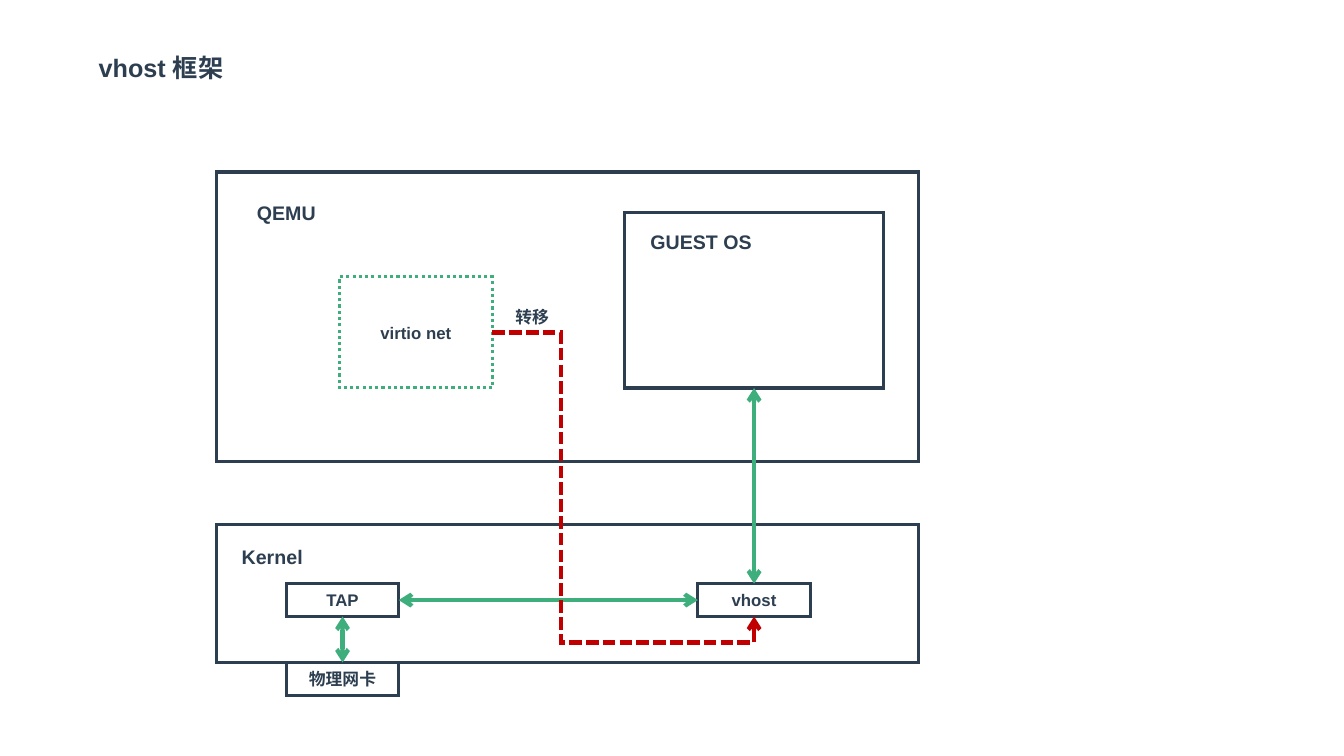
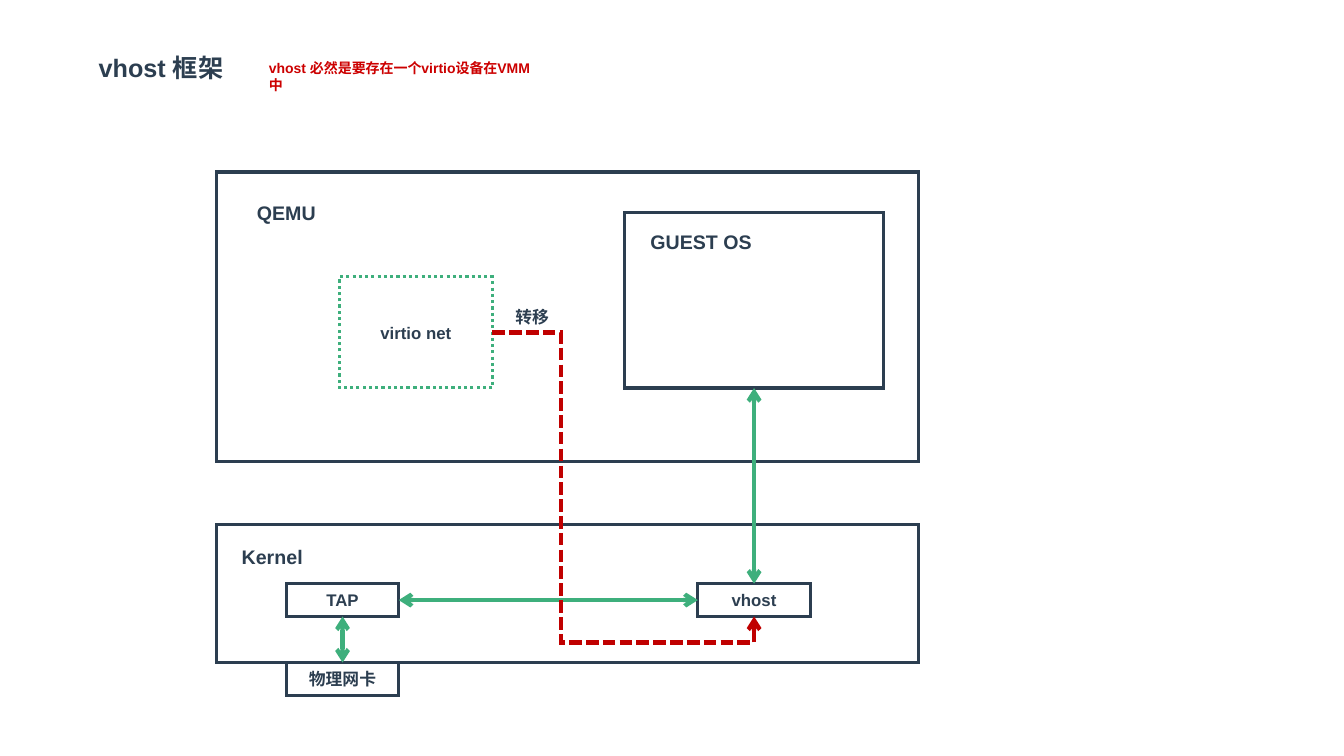
Before and after one commit to zaiqiang-dong/zaiqiang, a slide deck: slide 14 of picture/vitrualization/theory/io/io.pptx. Drawn at 1344x756 pixels with LibreOffice and Linux fonts; fonts in the diff are those of the drawing. Boxes give left, top, right and bottom in pixels: in the first picture for what was removed or moved away, otherwise in the second. Text is boxed around its words. In the diff, an @@ line names an element or a change of style, - is before the commit and + after.

```diff
--- a/picture/vitrualization/theory/io/io.pptx
+++ b/picture/vitrualization/theory/io/io.pptx
@@ text added at bbox=[269, 61, 530, 75], 10 pt, text #CC0000, bold @@
+vhost 必然是要存在一个virtio设备在VMM中
```
Also in this commit, not shown: 1 other slide changed, 6 other files.
